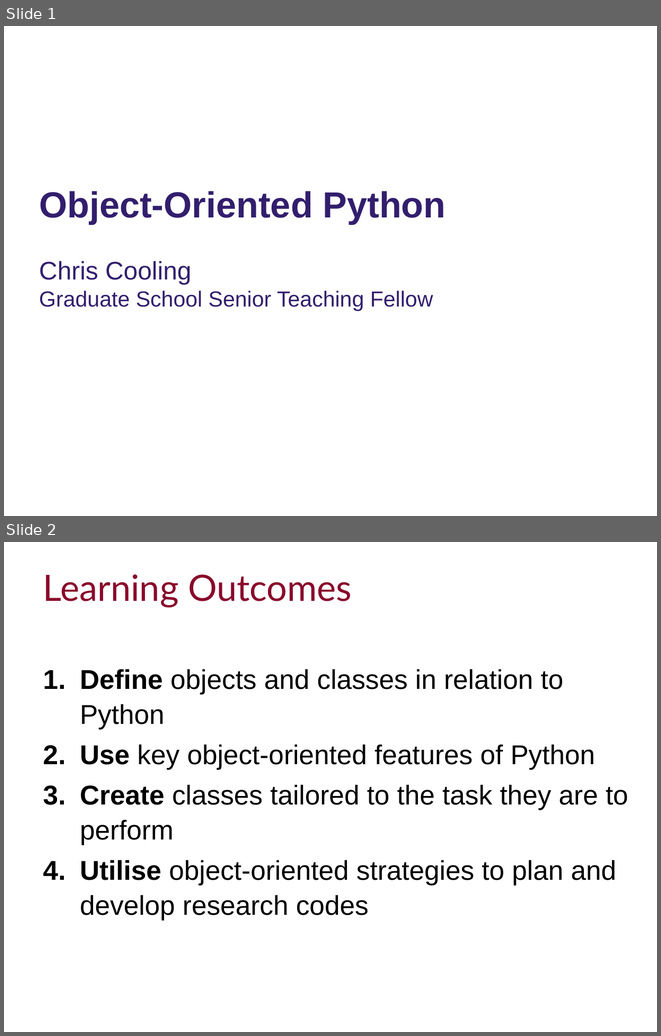
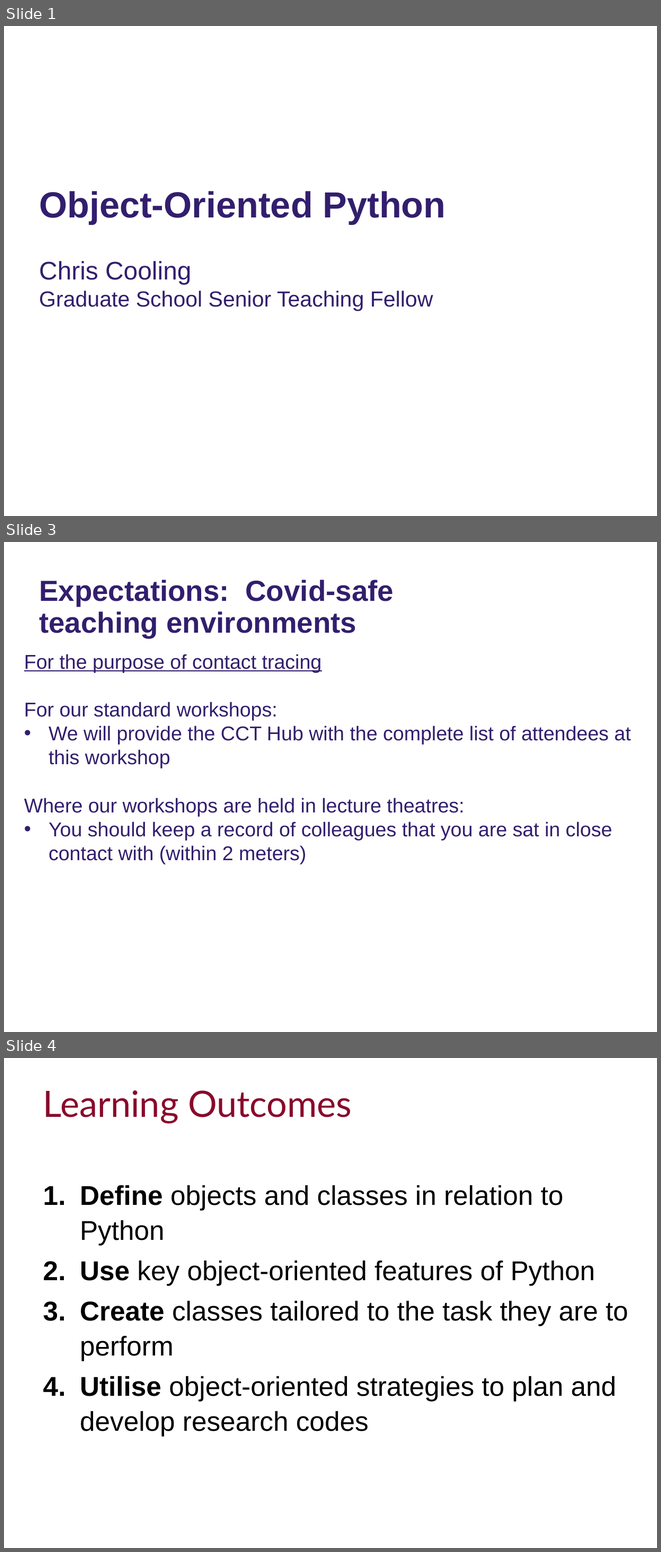
Before and after one commit to ImperialCollegeLondon/RCDS-object-oriented-python, a slide deck: Object-Oriented Python Slides.pptx. Shown one above the other, each under a label of ours: slides 1 and 2 before the commit, slides 1, 3 and 4 after it; the slides between them are not shown. The pictures are 661x1036 and 661x1552 pixels, drawn with LibreOffice and Linux fonts; fonts in the diff are those of the drawing; background and template pictures are left out. Boxes give left, top, right and bottom in pixels: in the first picture for what was removed or moved away, otherwise in the second. Text is boxed around its words. In the diff, an @@ line names an element or a change of style, - is before the commit and + after.

Commit message:
Added Covid slides

```diff
--- a/Object-Oriented Python Slides.pptx
+++ b/Object-Oriented Python Slides.pptx
@@ slide 3 added at [4, 542, 657, 1032], background #FFFFFF @@
@@ text added at [39, 580, 394, 638], 32 pt, text #321E6D, bold @@
+Expectations: Covid-safe teaching environments
@@ subtitle added at [24, 654, 630, 864], 22 pt, text #321E6D @@
+For the purpose of contact tracing
+For our standard workshops:
+• We will provide the CCT Hub with the complete list of attendees at this workshop
+Where our workshops are held in lecture theatres:
+• You should keep a record of colleagues that you are sat in close contact with (within 2 meters)
@@ what was slide 2 is now slide 4 @@
```
Also in this commit, not shown: 1 other slide added.
